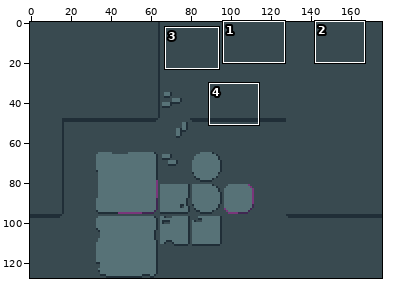
Sprite sheet: Art/SourceFiles/floor_tileset.png. Above, an overview of the earlier version with the close-up marked.
Close-up. As it was:
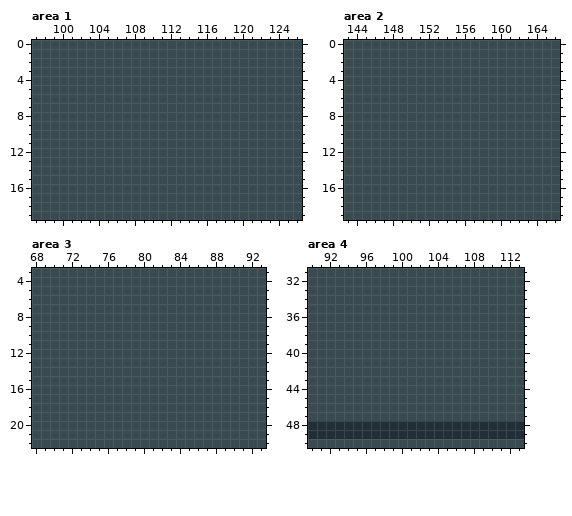
The file is 176x128 pixels. Shown: area 1: x 97..126, y 0..19; area 2: x 143..166, y 0..19; area 3: x 68..93, y 3..22; area 4: x 90..113, y 31..50. The commit also changed other parts of the picture, which this record leaves out.
The result:
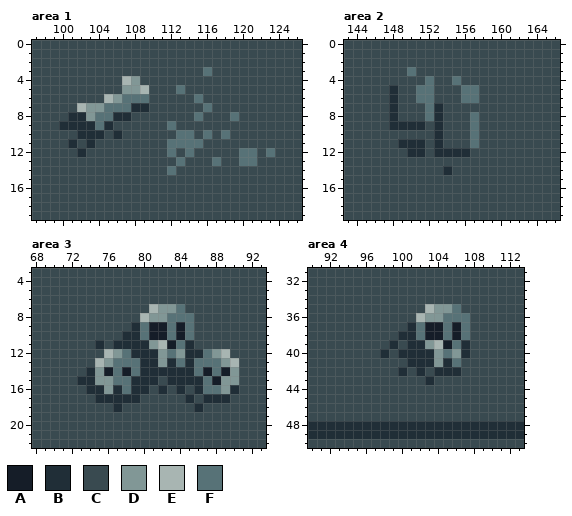
Palette (. is transparent): A #151d28  B #202e37  C #394a50  D #819796  E #a8b5b2  F #577277
From old to new:
Changed rows in their new state; - is an unchanged pixel.
Area 1:
first column x 100:
 3 ----------------F-------
 4 -------ED---------------
 5 -------DDE---F----------
 6 -----EDFFF-----F--------
 7 --EDDFFFBB------F-------
 8 -BBDFFBB-------F---F----
 9 BBBBFB------F-----------
10 --BBB-B------FF-F-F-----
11 -B-B--------FFFF--------
12 --B---------F-F-----FF-F
13 -------------F---F--FF--
14 ------------F-----------
Area 2:
first column x 148:
 3 --F-------
 4 ----F--F--
 5 B--FF---FF
 6 B--FF---FF
 7 B---FB----
 8 B---FB---F
 9 BBBB-B---F
10 -----B---F
11 -BBB-B---F
12 --BB-BBBB-
14 ------B---
Area 3:
first column x 73:
 7 --------EDDF------
 8 -------EDDFFF-----
 9 ------BFAAFAF-----
10 -----BBFAAFAF-----
11 --B-BBBBDEAFB-----
12 ---EDFBBBDFDBBFDE-
13 --EDFFFBBDBFBFFFDE
14 -BDAFAFBBBBBBFAFAD
15 BBDDFFBBB-BBBBFADD
16 -BBDBFBB-B-B-BFFDB
17 --BBBBB-----B-BBB-
18 ----B--------B----
Area 4:
first column x 98:
35 -----EDDF-
36 ----EDDFFF
37 ---BFAAFAF
38 --BBFAAFAF
39 -B-BBDEAFB
40 B-BBBBDFDB
41 ---BBBDBF-
42 --B-B-BBB-
43 -----B----
